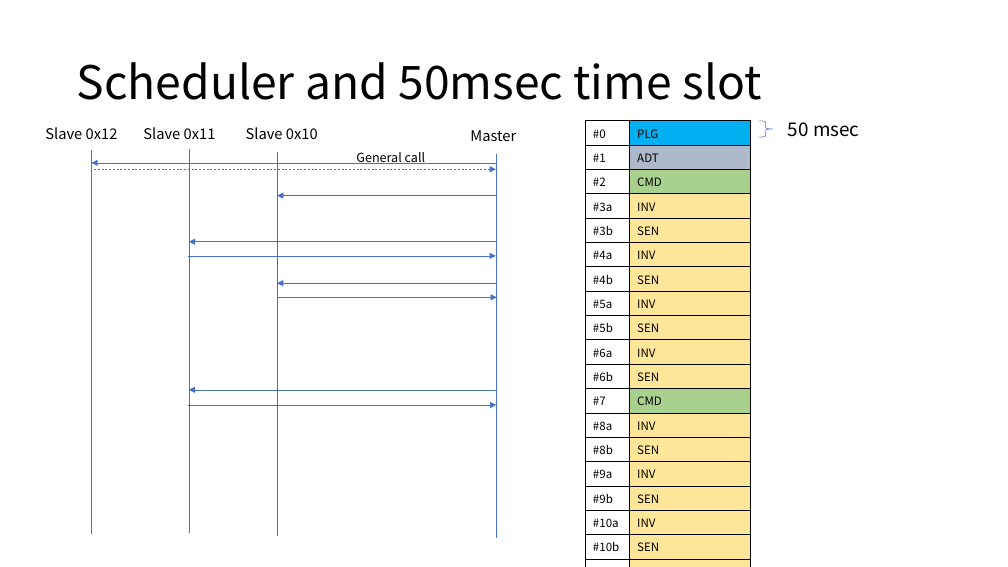
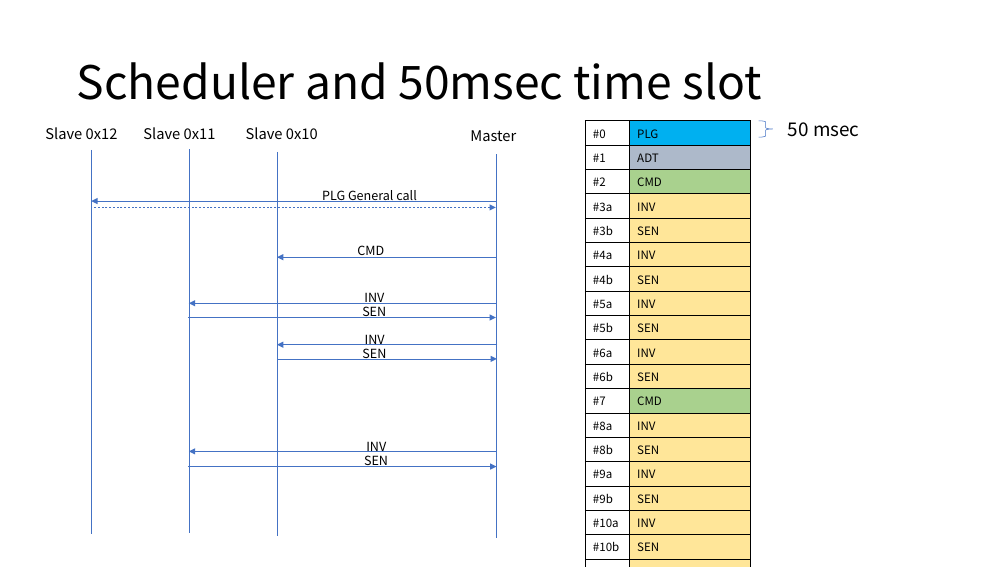
Before and after one commit to araobp/sensor-network, a slide deck: slide 5 of doc/I2C_BACKPLANE_SPEC.pptx. Drawn at 1008x567 pixels with LibreOffice and Linux fonts; fonts in the diff are those of the drawing. Boxes give left, top, right and bottom in pixels: in the first picture for what was removed or moved away, otherwise in the second. Text is boxed around its words. In the diff, an @@ line names an element or a change of style, - is before the commit and + after.

```diff
--- a/doc/I2C_BACKPLANE_SPEC.pptx
+++ b/doc/I2C_BACKPLANE_SPEC.pptx
@@ arrow moved from (496, 169) - (91, 169) to (496, 207) - (91, 207) @@
@@ arrow moved from (497, 163) - (91, 163) to (497, 201) - (91, 201) @@
@@ text at <box>322,190,416,202</box>: text changed @@
-General call
+PLG General call
@@ text added at <box>357,245,384,258</box>, 12 pt, text #000000 @@
+CMD
@@ text added at <box>364,292,384,304</box>, 12 pt, text #000000 @@
+INV
@@ text added at <box>362,303,386,318</box>, 12 pt, text #000000 @@
+SEN
@@ 7 arrows: place and size @@
-7 arrows at <box>188,196,498,405</box>
+7 arrows at <box>188,257,498,467</box>
@@ text added at <box>362,348,386,360</box>, 12 pt, text #000000 @@
+SEN
@@ text added at <box>365,334,385,345</box>, 12 pt, text #000000 @@
+INV
@@ text added at <box>366,441,386,452</box>, 12 pt, text #000000 @@
+INV
@@ text added at <box>364,455,388,467</box>, 12 pt, text #000000 @@
+SEN
```
Also in this commit, not shown: 1 other slide changed, 54 other files.
